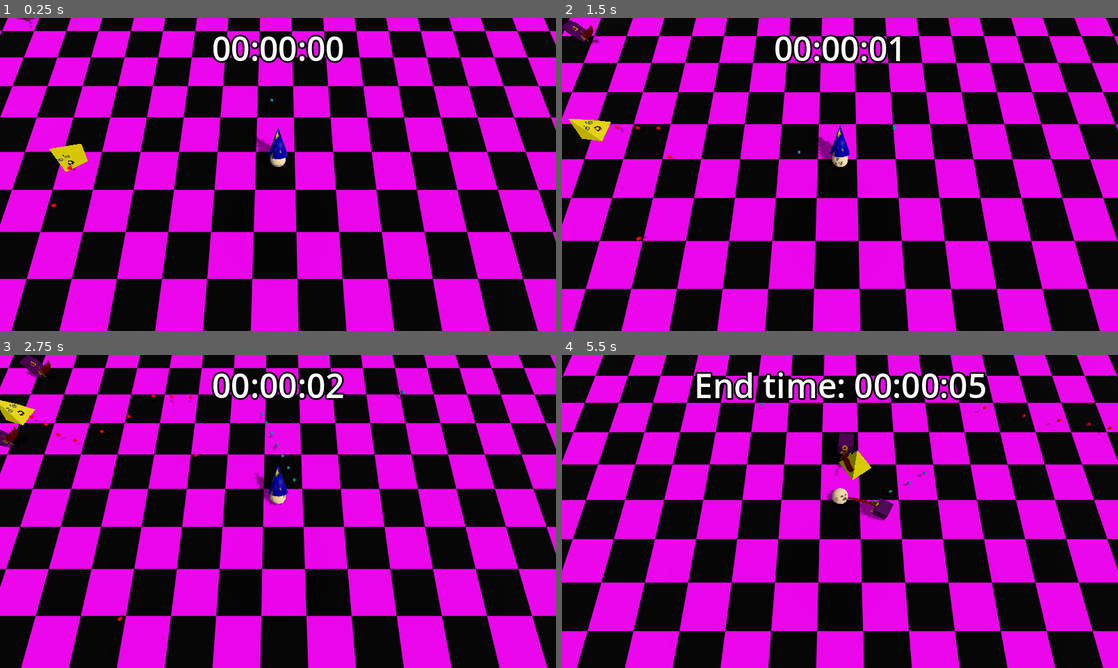
Above: before the commit, frames 1-4 (two rows, left to right).
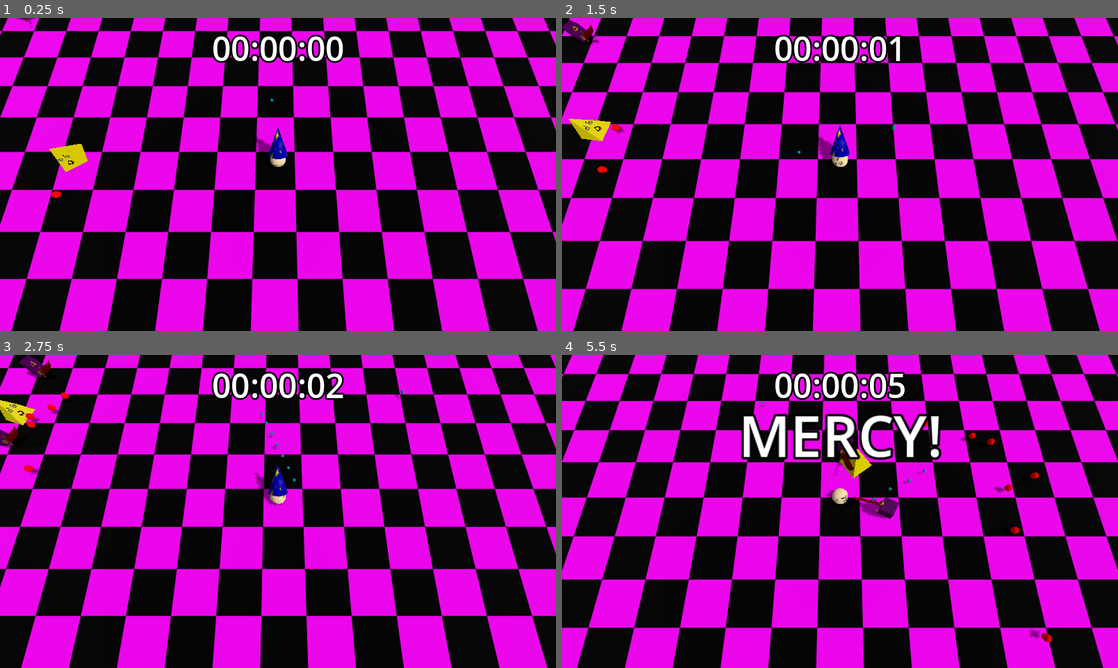
Above: after the commit, the same moments.

Repository: luce-ventress/no-mercy-bgj-2025
Game: Godot game, scene res://Maps/Level1.tscn
Same seed, same stepped clock (60 frames per second), same inputs: the game is played once before the commit and once after it. Sound files missing from this copy of the repository are replaced by a short silence.
Inputs (mouse positions are in pixels of both pictures, inside the frame that each line leads up to):
- Up to frame 1 (0.25 s): no input
- Up to frame 2 (1.5 s): move the mouse to (962, 158) at 0.52 s; press the mouse at (962, 158) at 0.53 s; hold D (player_right) 0.53-1.28 s; move the mouse to (728, 190) at 1.27 s; release the mouse at (728, 190) at 1.28 s; hold S (player_backward) from 1.28 s (still down); click (728, 190) at 1.35 s
- Up to frame 3 (2.75 s): move the mouse to (333, 442) at 2.02 s; release S (player_backward) at 2.03 s; press the mouse at (333, 442) at 2.03 s; hold D (player_right) from 2.03 s (still down)
- Up to frame 4 (5.5 s): move the mouse to (812, 574) at 2.77 s; release D (player_right) at 2.78 s; release the mouse at (812, 574) at 2.78 s; hold W (player_forward) 2.78-3.53 s; click (812, 574) at 2.85 s; move the mouse to (1006, 558) at 3.52 s; press the mouse at (1006, 558) at 3.53 s; hold A (player_left) 3.53-5.03 s; move the mouse to (673, 464) at 4.27 s; release the mouse at (673, 464) at 4.28 s; click (673, 464) at 4.35 s; move the mouse to (867, 511) at 5.02 s; press the mouse at (867, 511) at 5.03 s; hold S (player_backward) from 5.03 s (still down)

The runs differ from the first frame. In frame 1, less than 0.1% of the frame differs, in the area x 9-14%, y 46-61%; in frame 2, 0.1%; in frame 3, 0.2%; in frame 4, 13%, in the area x 0-100%, y 4-92%.

Commit message:
powerups

Diff:
--- a/Maps/Level1.tscn
+++ b/Maps/Level1.tscn
@@ -29,6 +29,11 @@
 [sub_resource type="LabelSettings" id="LabelSettings_7bilv"]
 font_size = 48
 outline_size = 10
+outline_color = Color(0, 0, 0, 1)
+
+[sub_resource type="LabelSettings" id="LabelSettings_xd1hl"]
+font_size = 72
+outline_size = 12
 outline_color = Color(0, 0, 0, 1)
 
 [node name="Level1" type="Node3D"]
@@ -86,6 +91,40 @@
 horizontal_alignment = 1
 vertical_alignment = 1
 
+[node name="PowerupLabel" type="Label" parent="Control"]
+visible = false
+layout_mode = 1
+anchors_preset = 5
+anchor_left = 0.5
+anchor_right = 0.5
+offset_left = -130.0
+offset_top = 60.0
+offset_right = 131.0
+offset_bottom = 159.0
+grow_horizontal = 2
+pivot_offset = Vector2(130, 0)
+text = "MERCY!"
+label_settings = SubResource("LabelSettings_xd1hl")
+horizontal_alignment = 1
+vertical_alignment = 1
+
+[node name="PowerDown" type="Label" parent="Control"]
+visible = false
+layout_mode = 1
+anchors_preset = 5
+anchor_left = 0.5
+anchor_right = 0.5
+offset_left = -130.0
+offset_top = 60.0
+offset_right = 131.0
+offset_bottom = 159.0
+grow_horizontal = 2
+pivot_offset = Vector2(196, 0)
+text = "NO MERCY!"
+label_settings = SubResource("LabelSettings_xd1hl")
+horizontal_alignment = 1
+vertical_alignment = 1
+
 [node name="MeleeEnemy" parent="." instance=ExtResource("4_ptu34")]
 transform = Transform3D(1, 0, 0, 0, 1, 0, 0, 0, 1, -3.85578, 0.0544602, -21.8755)
 
--- a/Scenes/Enemies/RangedEnemyPawn.tscn
+++ b/Scenes/Enemies/RangedEnemyPawn.tscn
@@ -55,7 +55,7 @@
 volume_db = -2.0
 
 [node name="ProjectileSpawnPos" type="Node3D" parent="."]
-transform = Transform3D(1, 0, 0, 0, 1, 0, 0, 0, 1, -0.75, 0.4, 0)
+transform = Transform3D(1, 0, 0, 0, 1, 0, 0, 0, 1, -1.25965, 0.4, 0)
 
 [node name="EnemyMovement" type="Node" parent="."]
 script = ExtResource("8_7n326")
--- a/Scenes/Projectiles/ProjectileEnemy.tscn
+++ b/Scenes/Projectiles/ProjectileEnemy.tscn
@@ -8,11 +8,11 @@
 
 [sub_resource type="SphereMesh" id="SphereMesh_5d6mi"]
 material = SubResource("StandardMaterial3D_5d6mi")
-radius = 0.1
-height = 0.2
+radius = 0.2
+height = 0.4
 
 [sub_resource type="SphereShape3D" id="SphereShape3D_4x055"]
-radius = 0.1
+radius = 0.2
 
 [node name="ProjectileBase" type="Node3D"]
 script = ExtResource("1_7crlt")
--- a/Scripts/Enemies/ranged_enemy_shooting.gd
+++ b/Scripts/Enemies/ranged_enemy_shooting.gd
@@ -3,7 +3,7 @@
 @export var ProjectileScene: PackedScene
 @export var spawn_height: float = 0.5
 @export var spawn_dist: float = 1.5
-@export var projectile_speed: float = 10
+@export var projectile_speed: float = 5
 
 @onready var root = owner.get_parent()
 @onready var characterBody = owner as CharacterBody3D
--- a/Scripts/Game/PlayerStats.gd
+++ b/Scripts/Game/PlayerStats.gd
@@ -5,13 +5,14 @@
 var PlayerShotCooldown: float = 0.1 #used
 var PlayerProjectilesPerShot: float = 1
 var PlayerProjectileSpread: float = 0
+var PlayerProjectileSpeedMult: float = 1
 var EnemySpeedMult: float = 1 #used
 var EnemyRotSpeedMult: float = 1 #used
 var PlayerGravityScale: float = 1 #used
 var EnemyGravityScale: float = 1 #used
 var EnemyDamageMult: float = 1
-var EnemyProjectileSpeedMult: float = 1
-var EnemyShootCooldown: float = 0.2 #used
+var EnemyProjectileSpeedMult: float = 1 #used
+var EnemyShootCooldown: float = 0.5 #used
 var EnemyPushbackStrengthMult: float = 1 #used
 var EnemyPushUpStrengthMult: float = 1 #used
 var isDead: bool = false
--- a/Scripts/Game/PowerupManager.gd
+++ b/Scripts/Game/PowerupManager.gd
@@ -1 +1,124 @@
 extends Node
+
+@onready var game_start_time: float = Time.get_unix_time_from_system()
+@onready var PowerupLabel: Label = get_parent().find_child("PowerupLabel", true, false)
+@onready var PowerdownLabel: Label = get_parent().find_child("PowerDown", true, false)
+
+var dicemax = 100
+var rollToNoMercy = 75
+
+var seconds_per_powerup: float = 5
+var powerups: int = 0
+
+var time: float
+var tween: Tween
+
+@onready var rng = RandomNumberGenerator.new()
+
+func _process(delta: float) -> void:
+	if not PowerupLabel:
+		return
+	if not PowerdownLabel:
+		return
+
+	time = Time.get_unix_time_from_system() - game_start_time
+	if time >= ((powerups + 1) * seconds_per_powerup):
+		in_this_game_god_actually_DOES_roll_dice()
+
+func in_this_game_god_actually_DOES_roll_dice():
+	if powerups >= rollToNoMercy:
+		give_powerdown()
+		return
+
+	var dice_roll = rng.randi_range(powerups, dicemax)
+	if dice_roll >= rollToNoMercy:
+		give_powerdown()
+	else:
+		give_powerup()
+
+func give_powerup():
+	modify_value(true)
+	lable_anim(PowerupLabel)
+	powerups += 1;
+
+func give_powerdown():
+	modify_value(false)
+	lable_anim(PowerdownLabel)
+	powerups += 1;
+
+
+func modify_value(boost: bool):
+	var stat_roll = rng.randi_range(1, 13)
+
+	match stat_roll:
+		#good goes up values
+		1, 2, 3, 4, 5, 6, 7:
+			var random_mult: float
+			if boost:
+				random_mult = rng.randf_range(1.5, 3.0)
+			else:
+				random_mult = rng.randf_range(0.3, 0.9)
+
+			match stat_roll:
+				1:
+					PlayerStats.PlayerDamage *= random_mult
+					print("PlayerStats.PlayerDamage = ", PlayerStats.PlayerDamage)
+				2:
+					PlayerStats.PlayerSpeed *= random_mult
+					print("PlayerStats.PlayerSpeed = ", PlayerStats.PlayerSpeed)
+				3:
+					PlayerStats.PlayerProjectileSpeedMult *= random_mult
+					print("PlayerStats.PlayerProjectileSpeedMult = ", PlayerStats.PlayerProjectileSpeedMult)
+				4:
+					PlayerStats.EnemyGravityScale *= random_mult
+					print("PlayerStats.EnemyGravityScale = ", PlayerStats.EnemyGravityScale)
+				5:
+					PlayerStats.EnemyShootCooldown *= random_mult
+					print("PlayerStats.EnemyShootCooldown = ", PlayerStats.EnemyShootCooldown)
+				6:
+					PlayerStats.EnemyPushbackStrengthMult *= random_mult
+					print("PlayerStats.EnemyPushbackStrengthMult = ", PlayerStats.EnemyPushbackStrengthMult)
+				7:
+					PlayerStats.EnemyPushUpStrengthMult *= random_mult
+					print("PlayerStats.EnemyPushUpStrengthMult = ", PlayerStats.EnemyPushUpStrengthMult)
+		#good goes down values
+		8, 9, 10, 11, 12, 13:
+			var random_mult: float
+			if boost:
+				random_mult = rng.randf_range(0.3, 0.9)
+			else:
+				random_mult = rng.randf_range(1.5, 3.0)
+
+			match stat_roll:
+				8:
+					PlayerStats.PlayerShotCooldown *= random_mult
+					print("PlayerStats.PlayerShotCooldown = ", PlayerStats.PlayerShotCooldown)
+				9:
+					PlayerStats.EnemySpeedMult *= random_mult
+					print("PlayerStats.EnemySpeedMult = ", PlayerStats.EnemySpeedMult)
+				10:
+					PlayerStats.EnemyRotSpeedMult *= random_mult
+					print("PlayerStats.EnemyRotSpeedMult = ", PlayerStats.EnemyRotSpeedMult)
+				11:
+					PlayerStats.PlayerGravityScale *= random_mult
+					print("PlayerStats.PlayerGravityScale = ", PlayerStats.PlayerGravityScale)
+				12:
+					PlayerStats.EnemyDamageMult *= random_mult
+					print("PlayerStats.EnemyDamageMult = ", PlayerStats.EnemyDamageMult)
+				13:
+					PlayerStats.EnemyProjectileSpeedMult *= random_mult
+					print("PlayerStats.EnemyProjectileSpeedMult = ", PlayerStats.EnemyProjectileSpeedMult)
+
+func lable_anim(label: Label):
+	PowerupLabel.visible = false
+	PowerdownLabel.visible = false
+
+	if tween:
+		tween.kill() # Abort the previous animation.
+
+	tween = get_tree().create_tween()
+	tween.tween_property(label, "visible", true, 0)
+	for n in 3:
+		tween.tween_property(label, "scale", Vector2(1.2, 1.2), 0.2).set_trans(Tween.TRANS_SINE)
+		tween.tween_property(label, "scale", Vector2(1.0, 1.0), 0.2).set_trans(Tween.TRANS_SINE)
+	tween.tween_property(label, "visible", false, 0)
--- a/Scripts/Player/PlayerShooting.gd
+++ b/Scripts/Player/PlayerShooting.gd
@@ -3,6 +3,8 @@
 @export var ProjectileScene: PackedScene
 @export var spawn_height: float = 0.5
 @export var spawn_dist: float = 1.5
+
+@export var projectile_speed: float = 10
 
 @onready var root = owner.get_parent()
 @onready var camera = owner.get_node("CameraRoot/Camera3D") as Camera3D
@@ -24,16 +26,17 @@
 	if Input.is_action_pressed("shoot"):
 		var current_time: float = (Time.get_ticks_msec() as float) / 1000.0
 		if current_time > (time_since_last_shot + PlayerStats.PlayerShotCooldown):
-			spawn_projectile(current_spawn_pos, current_spawn_dir)
+			spawn_projectile(current_spawn_pos, current_spawn_dir, projectile_speed * PlayerStats.PlayerProjectileSpeedMult)
 			time_since_last_shot = current_time
 
-func spawn_projectile(position: Vector3, dir: Vector3):
+func spawn_projectile(position: Vector3, dir: Vector3, speed: float):
 	#if $PlayerShoot.is_playing() == false:
 	$PlayerShoot.play()
 	var projectile = ProjectileScene.instantiate()
 	root.add_child(projectile)
 	projectile.set_position(position)
 	projectile.set_projectile_direction(dir)
+	projectile.set_projectile_speed(speed)
 
 func get_mouse_direction() -> Vector3:
 	var mouse_position = get_window().get_mouse_position()
Not shown: 1 places in Maps/Level1.tscn that only renumber resources
